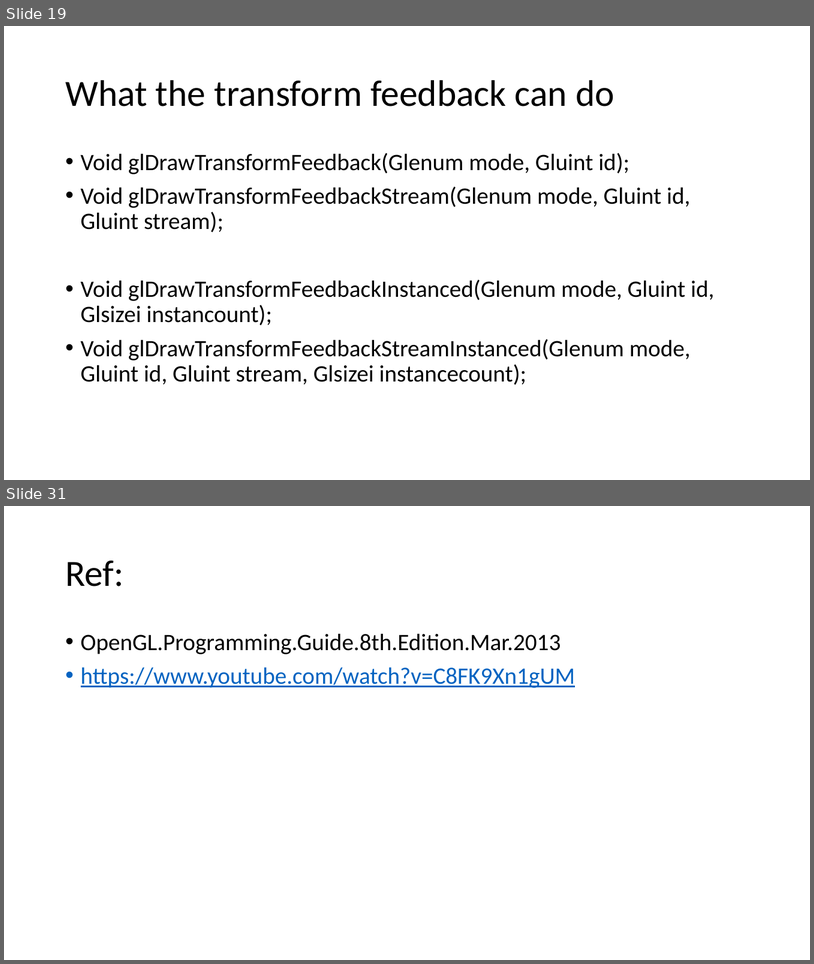
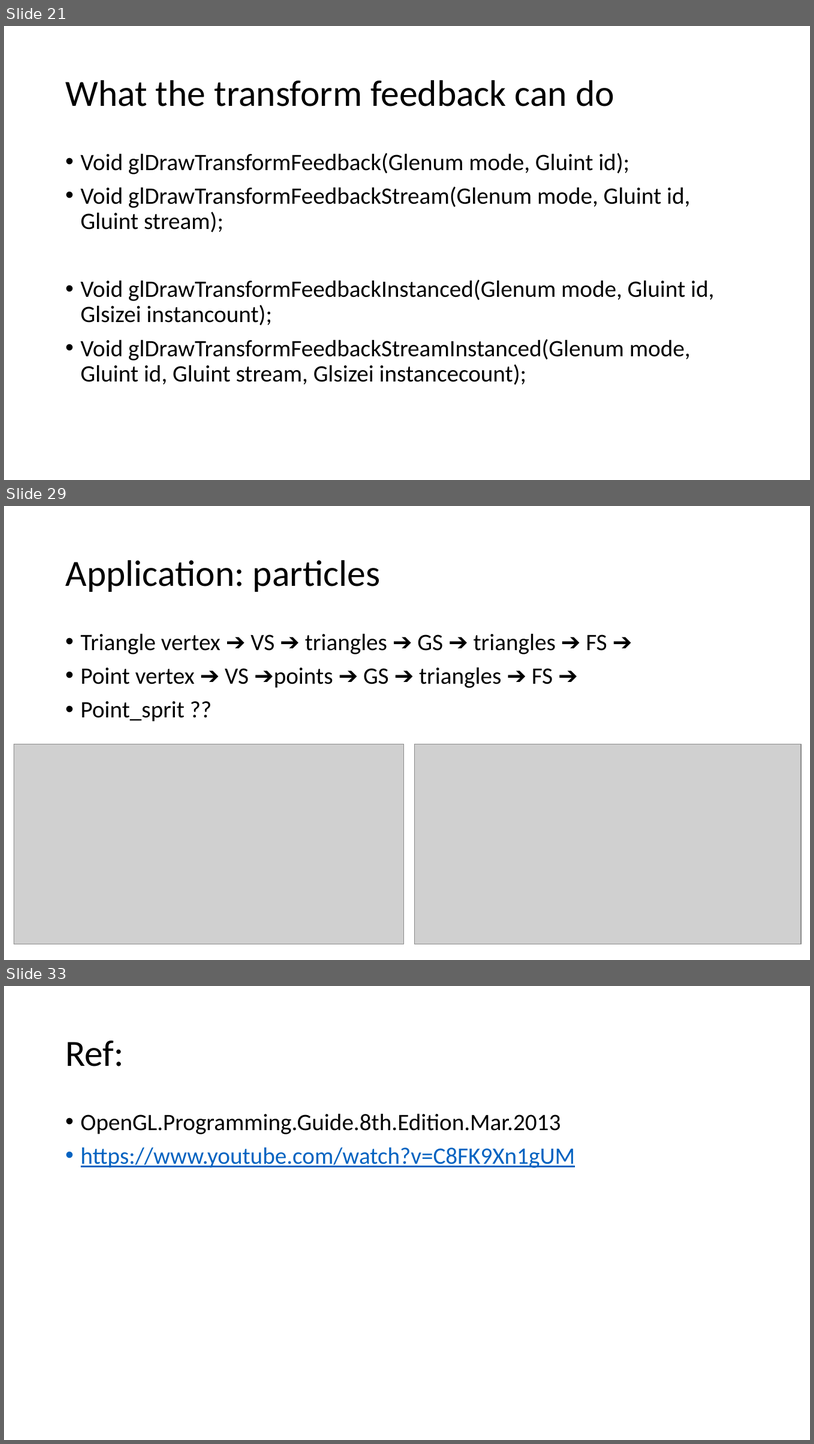
Before and after one commit to easyfly007/opengl_programming_guide, a slide deck: OpenGLProgrammingGuide_10_yifeih.pptx. Shown one above the other, each under a label of ours: slides 19 and 31 before the commit, slides 21, 29 and 33 after it; the slides between them are not shown. The pictures are 814x964 and 814x1444 pixels, drawn with LibreOffice and Linux fonts; fonts in the diff are those of the drawing; grey boxes stand for pictures. Boxes give left, top, right and bottom in pixels: in the first picture for what was removed or moved away, otherwise in the second. Text is boxed around its words. In the diff, an @@ line names an element or a change of style, - is before the commit and + after.

```diff
--- a/OpenGLProgrammingGuide_10_yifeih.pptx
+++ b/OpenGLProgrammingGuide_10_yifeih.pptx
@@ slide 29 added at <box>4,506,810,960</box>, background #FFFFFF @@
@@ title added at <box>65,560,380,592</box>, 44 pt, text #000000 @@
+Application: particles
@@ text added at <box>81,633,607,721</box>, 28 pt, text #000000 @@
+• Triangle vertex ➔ VS ➔ triangles ➔ GS ➔ triangles ➔ FS ➔
+• Point vertex ➔ VS ➔points ➔ GS ➔ triangles ➔ FS ➔
+• Point_sprit ??
@@ picture added at <box>14,744,404,944</box> @@
@@ picture added at <box>415,744,802,944</box> @@
@@ what was slide 19 is now slide 21 @@
@@ what was slide 31 is now slide 33 @@
```
Also in this commit, not shown: 5 slides changed, 13 other slides added, 12 slides removed.
